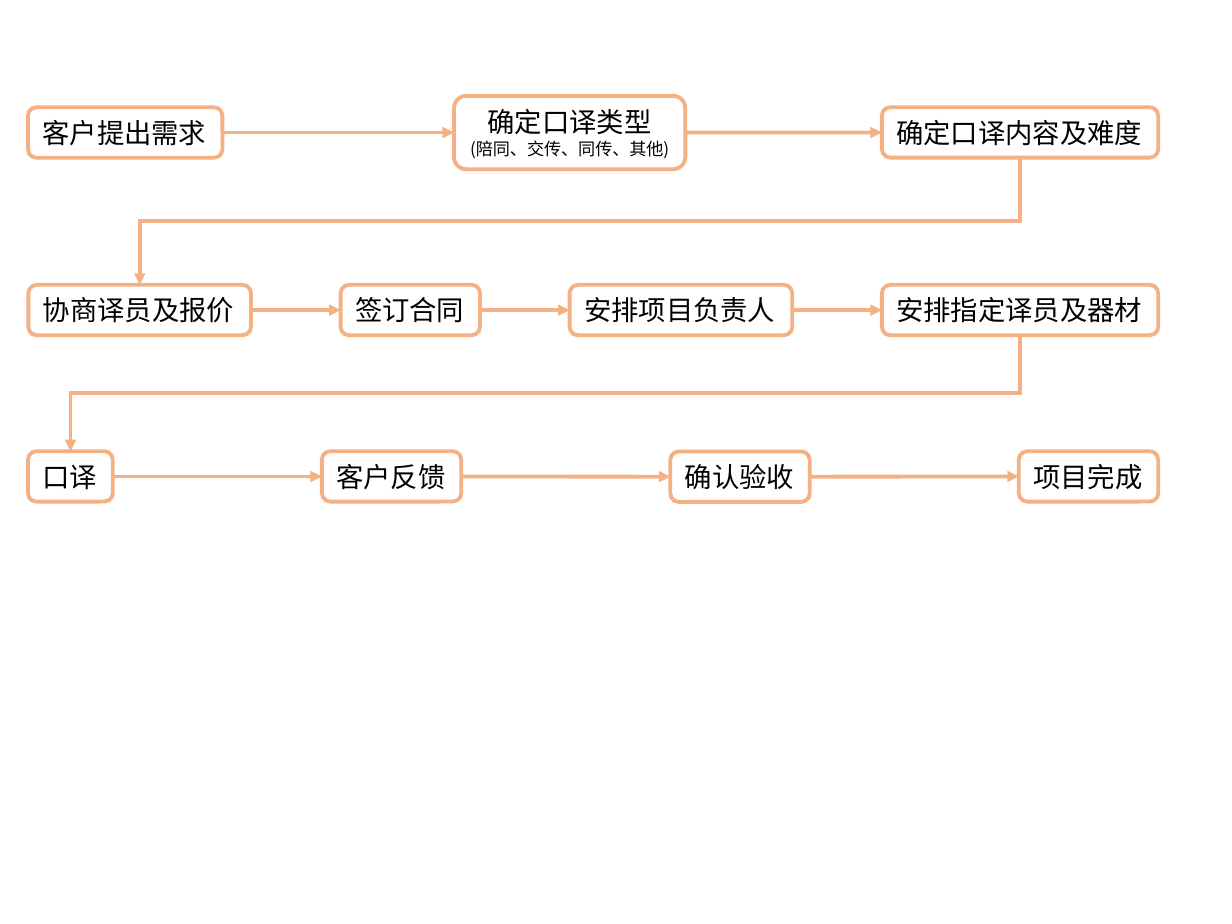
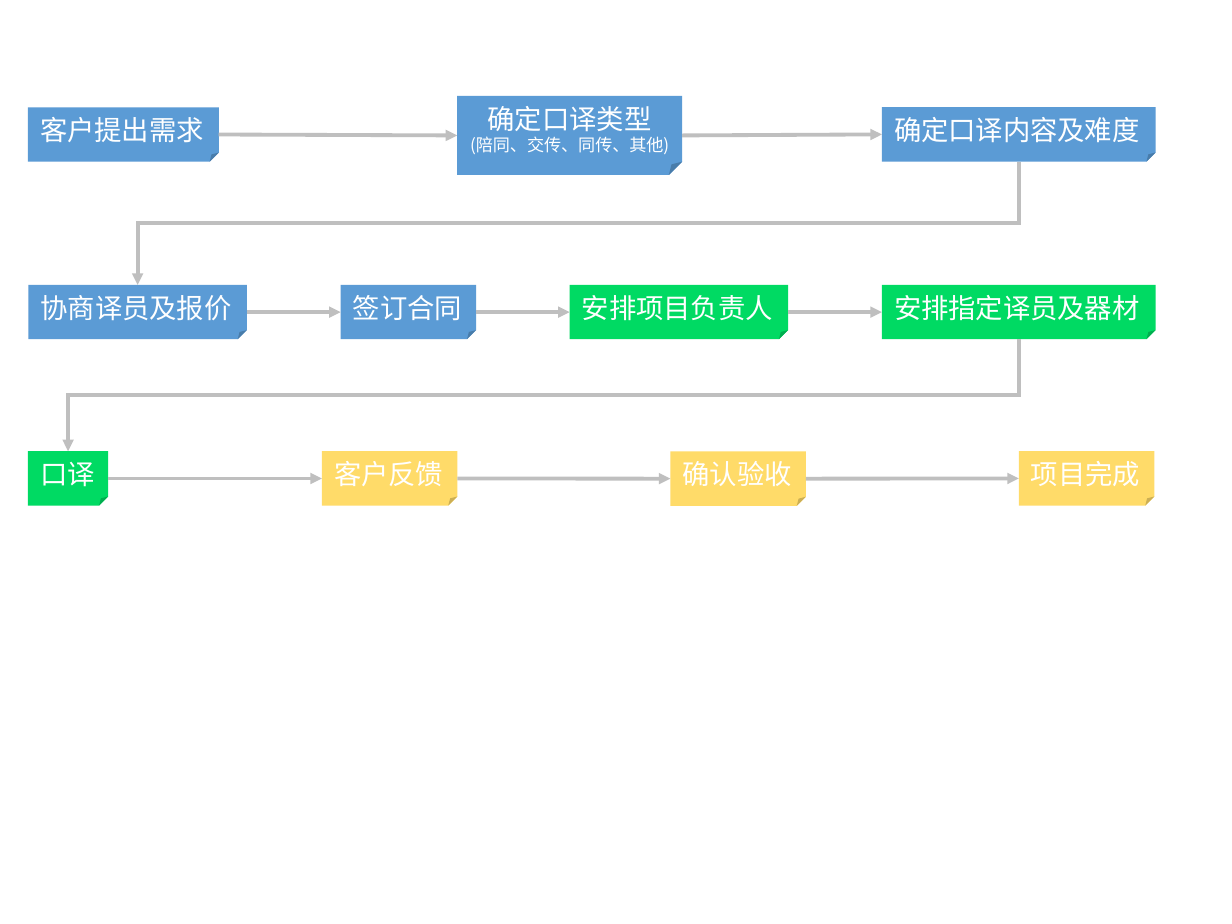
Before and after one commit to wyhfrank/elixir-translate, a slide deck: slide 2 of images/process/process.pptx. Drawn at 1232x924 pixels with LibreOffice and Linux fonts; fonts in the diff are those of the drawing. Boxes give left, top, right and bottom in pixels: in the first picture for what was removed or moved away, otherwise in the second. Text is boxed around its words. In the diff, an @@ line names an element or a change of style, - is before the commit and + after.

```diff
--- a/images/process/process.pptx
+++ b/images/process/process.pptx
@@ folded corner "客户提出需求": place and size @@
-folded corner "客户提出需求" at (28, 107, 223, 158)
+folded corner "客户提出需求" at (28, 107, 219, 161)
@@ folded corner "确定口译类型": place and size @@
-folded corner "确定口译类型" at (453, 96, 685, 170)
+folded corner "确定口译类型" at (457, 96, 683, 175)
@@ arrow moved from (223, 133) - (453, 133) to (219, 134) - (457, 136) @@
@@ arrow (219, 134) - (457, 136): stroke #F4B183 2.25 pt to #BFBFBF 2.25 pt @@
@@ arrow (683, 136) - (882, 134): stroke #F4B183 2.25 pt to #BFBFBF 2.25 pt @@
@@ elbow arrow moved from (1020, 158) - (139, 285) to (1019, 161) - (138, 285) @@
@@ elbow arrow (1019, 161) - (138, 285): stroke #F4B183 2.25 pt to #BFBFBF 2.25 pt @@
@@ folded corner "协商译员及报价": place and size @@
-folded corner "协商译员及报价" at (28, 285, 251, 335)
+folded corner "协商译员及报价" at (28, 285, 246, 339)
@@ text colour #000000 to #FFFFFF; rounded rectangle to folded corner; fill none to #5B9BD5; outline #F4B183 2.25 pt to none in 5 elements at (882, 107, 1156, 161), (28, 107, 219, 161), (28, 285, 246, 339), (457, 96, 683, 175), (341, 285, 477, 339) @@
@@ folded corner "签订合同": place and size @@
-folded corner "签订合同" at (341, 285, 480, 335)
+folded corner "签订合同" at (341, 285, 477, 339)
@@ folded corner "安排项目负责人": place and size @@
-folded corner "安排项目负责人" at (569, 285, 792, 335)
+folded corner "安排项目负责人" at (569, 285, 787, 339)
@@ folded corner "安排指定译员及器材": place and size @@
-folded corner "安排指定译员及器材" at (882, 285, 1158, 335)
+folded corner "安排指定译员及器材" at (882, 285, 1156, 339)
@@ arrow moved from (251, 310) - (341, 310) to (246, 312) - (341, 312) @@
@@ arrow (246, 312) - (341, 312): stroke #F4B183 2.25 pt to #BFBFBF 2.25 pt @@
@@ arrow moved from (480, 310) - (569, 310) to (476, 312) - (569, 312) @@
@@ arrow (476, 312) - (569, 312): stroke #F4B183 2.25 pt to #BFBFBF 2.25 pt @@
@@ arrow moved from (792, 310) - (882, 310) to (788, 312) - (882, 312) @@
@@ arrow (788, 312) - (882, 312): stroke #F4B183 2.25 pt to #BFBFBF 2.25 pt @@
@@ elbow arrow moved from (1020, 335) - (70, 451) to (1019, 339) - (68, 451) @@
@@ elbow arrow (1019, 339) - (68, 451): stroke #F4B183 2.25 pt to #BFBFBF 2.25 pt @@
@@ text colour #000000 to #FFFFFF; rounded rectangle to folded corner; fill none to #00DA63; outline #F4B183 2.25 pt to none in 3 elements at (882, 285, 1156, 339), (569, 285, 787, 339), (28, 451, 108, 505) @@
@@ folded corner "口译": place and size @@
-folded corner "口译" at (28, 451, 113, 501)
+folded corner "口译" at (28, 451, 108, 505)
@@ arrow moved from (113, 477) - (322, 477) to (108, 478) - (322, 478) @@
@@ arrow (108, 478) - (322, 478): stroke #F4B183 2.25 pt to #BFBFBF 2.25 pt @@
@@ folded corner "客户反馈": place and size @@
-folded corner "客户反馈" at (322, 451, 461, 501)
+folded corner "客户反馈" at (322, 451, 457, 505)
@@ arrow moved from (461, 477) - (670, 477) to (457, 478) - (670, 479) @@
@@ arrow (457, 478) - (670, 479): stroke #F4B183 2.25 pt to #BFBFBF 2.25 pt @@
@@ folded corner "确认验收": place and size @@
-folded corner "确认验收" at (670, 451, 809, 501)
+folded corner "确认验收" at (670, 451, 806, 505)
@@ arrow moved from (809, 477) - (1019, 477) to (806, 479) - (1019, 478) @@
@@ arrow (806, 479) - (1019, 478): stroke #F4B183 2.25 pt to #BFBFBF 2.25 pt @@
@@ text colour #000000 to #FFFFFF; rounded rectangle to folded corner; fill none to #FFDB69; outline #F4B183 2.25 pt to none in 3 elements at (322, 451, 457, 505), (670, 451, 806, 505), (1019, 451, 1154, 505) @@
@@ folded corner "项目完成": place and size @@
-folded corner "项目完成" at (1019, 451, 1158, 501)
+folded corner "项目完成" at (1019, 451, 1154, 505)
```
Also in this commit, not shown: 2 other slides changed, 2 other files.
